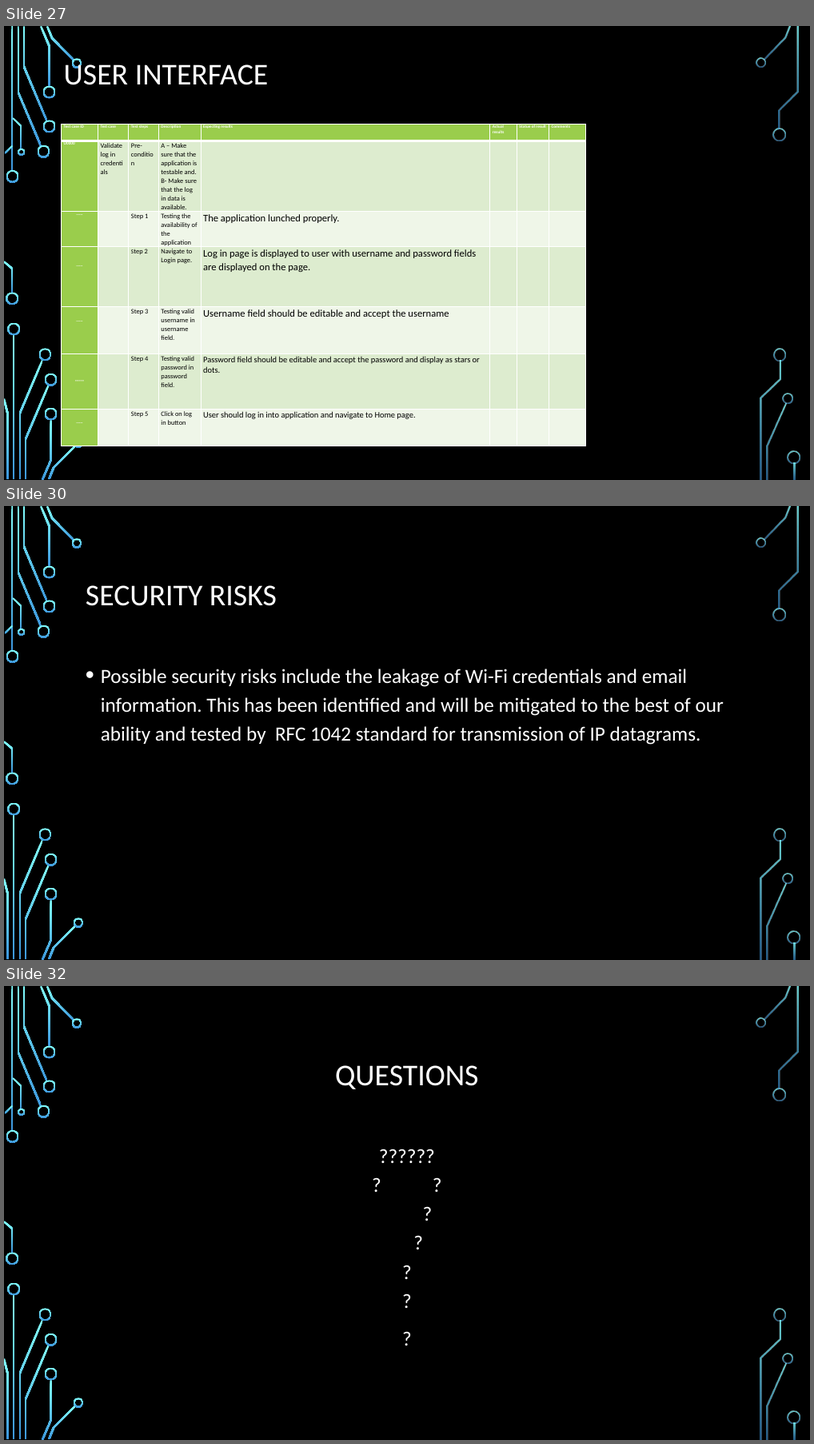
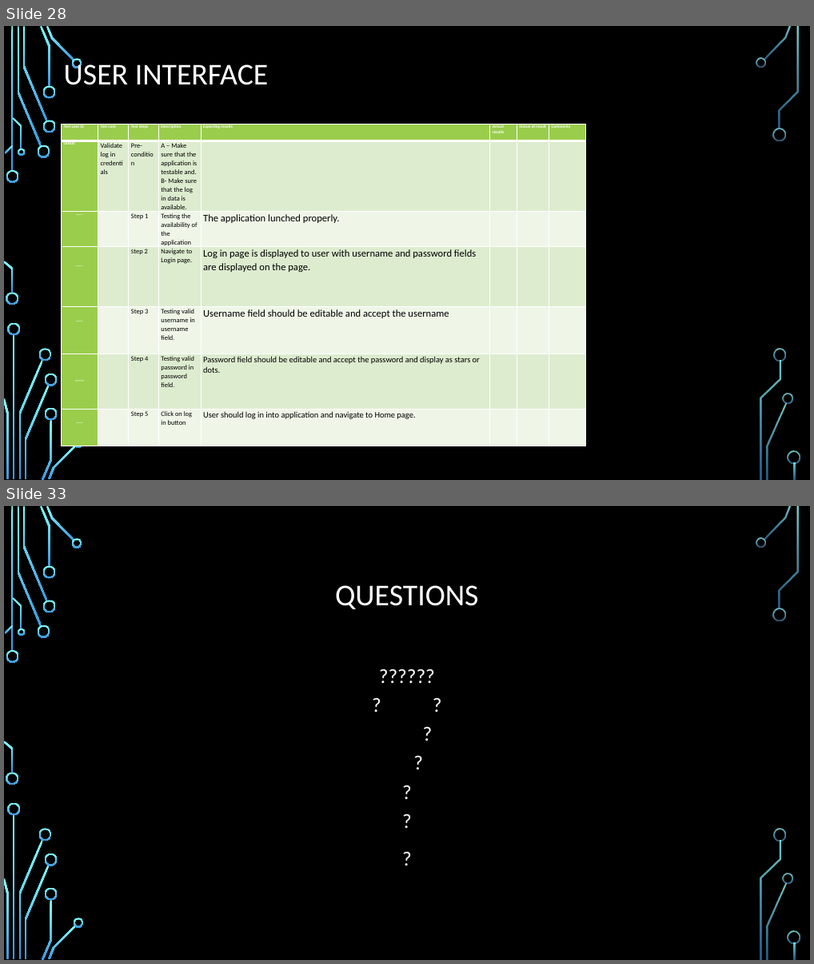
Before and after one commit to dontaylor6000/Group27_Tracker, a slide deck: Documentation/PDR.pptx. Shown one above the other, each under a label of ours: slides 27, 30 and 32 before the commit, slides 28 and 33 after it; the slides between them are not shown. The pictures are 814x1444 and 814x964 pixels, drawn with LibreOffice and Linux fonts; fonts in the diff are those of the drawing; background and template pictures are left out. Boxes give left, top, right and bottom in pixels: in the first picture for what was removed or moved away, otherwise in the second. Text is boxed around its words. In the diff, an @@ line names an element or a change of style, - is before the commit and + after.

```diff
--- a/Documentation/PDR.pptx
+++ b/Documentation/PDR.pptx
@@ slide 30 removed at [4, 506, 810, 960], background picture (left out); not listed: 36 template elements that a slide beside it also shows @@
@@ title removed at [86, 585, 277, 606] @@
-SECURITY RISKS
@@ text removed at [101, 668, 724, 744] @@
-• Possible security risks include the leakage of Wi-Fi credentials and email information. This has been identified and will be mitigated to the best of our ability and tested by RFC 1042 standard for transmission of IP datagrams.
@@ what was slide 27 is now slide 28 @@
@@ what was slide 32 is now slide 33 @@
```
Also in this commit, not shown: 12 slides changed, 2 slides added.
